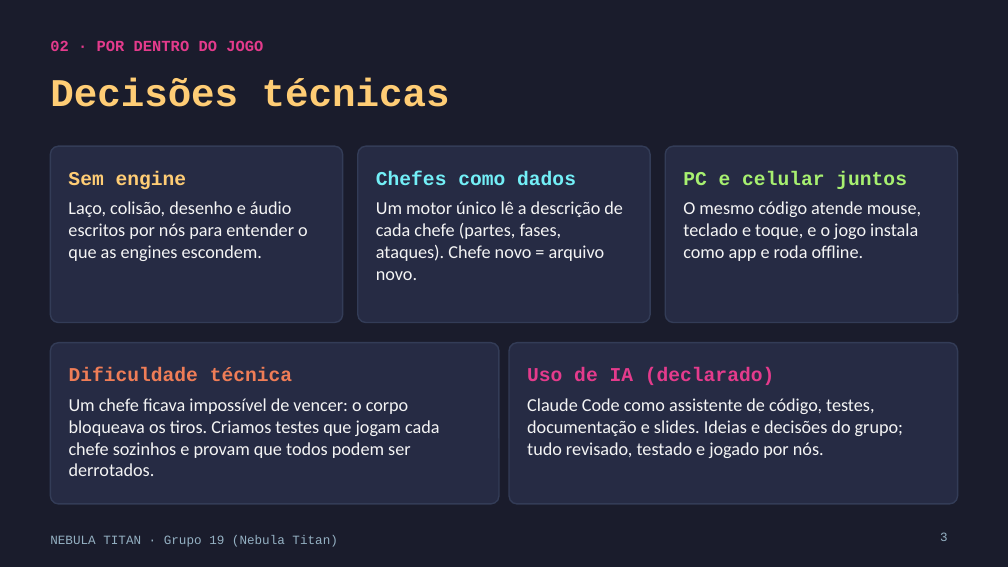
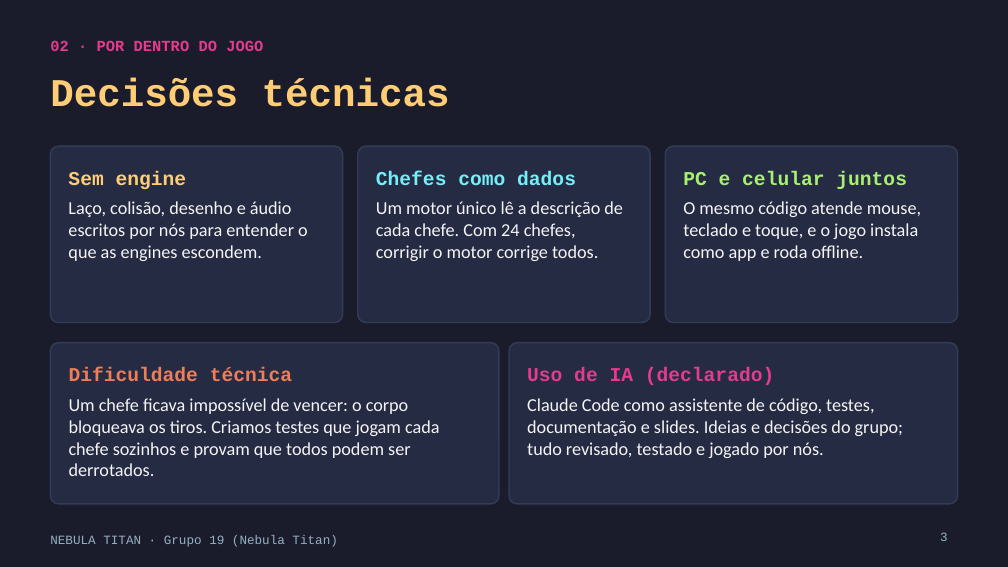
Before and after one commit to n4nd00o/nebula-titan, a slide deck: slide 3 of docs/apresentacao/Nebula-Titan-Apresentacao.pptx. Drawn at 1008x567 pixels with LibreOffice and Linux fonts; fonts in the diff are those of the drawing. Boxes give left, top, right and bottom in pixels: in the first picture for what was removed or moved away, otherwise in the second. Text is boxed around its words. In the diff, an @@ line names an element or a change of style, - is before the commit and + after.

```diff
--- a/docs/apresentacao/Nebula-Titan-Apresentacao.pptx
+++ b/docs/apresentacao/Nebula-Titan-Apresentacao.pptx
@@ text at (376, 201, 623, 261): text changed @@
-Um motor único lê a descrição de cada chefe (partes, fases, ataques). Chefe novo = arquivo novo.
+Um motor único lê a descrição de cada chefe. Com 24 chefes, corrigir o motor corrige todos.
```
Also in this commit, not shown: 2 other files.
